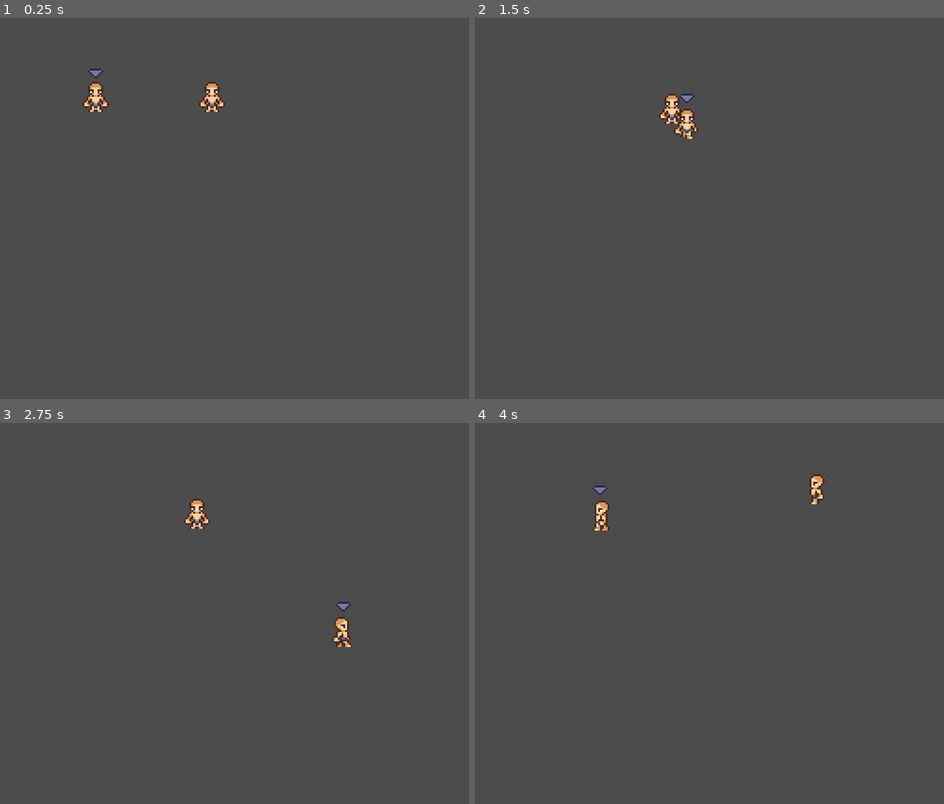
Above: before the commit, frames 1-4 (two rows, left to right).
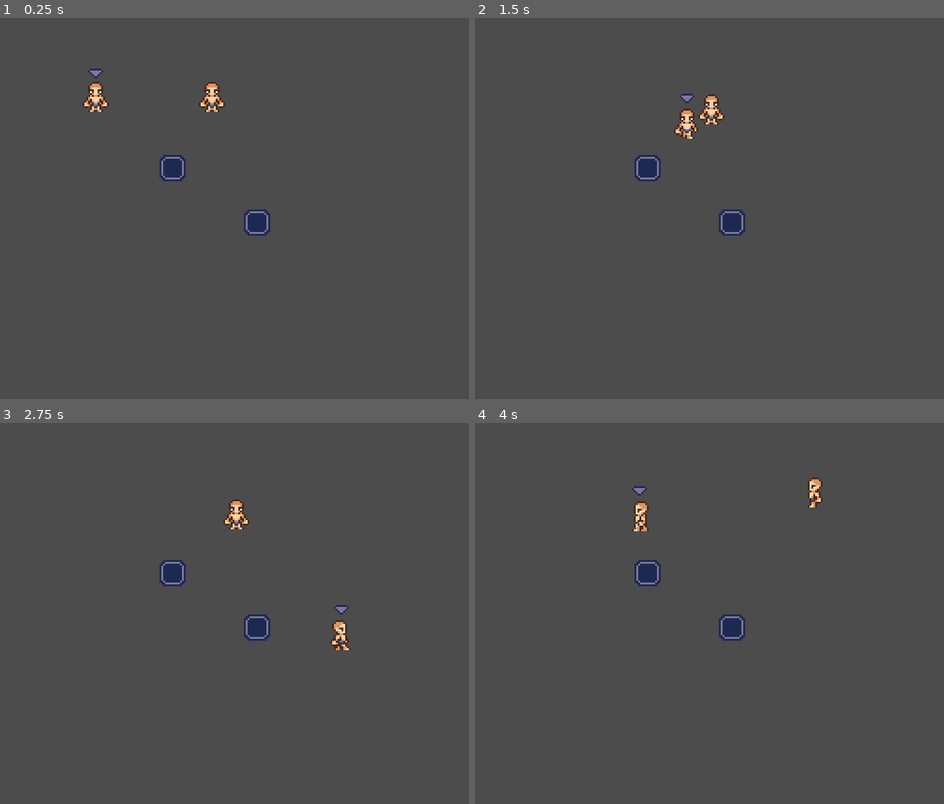
Above: after the commit, the same moments.

Repository: dmitriy-shmilo/gwj40
Game: Godot game, scene res://game_screen/game_screen.tscn
The game is run twice, just before and just after one commit, with the same random seed, the same clock (stepped at 60 frames per second) and the same inputs.
Inputs (mouse positions are in pixels of both pictures, inside the frame that each line leads up to):
- Up to frame 1 (0.25 s): no input
- Up to frame 2 (1.5 s): tap Enter at 0.5 s; move the mouse to (812, 219) at 0.52 s; hold D (right) 0.53-1.28 s; tap Space (interact, bound only after the commit) at 0.6 s; click (812, 219) at 0.67 s; move the mouse to (611, 265) at 1.27 s; hold S (down) from 1.28 s (still down); tap E (next_char) at 1.35 s
- Up to frame 3 (2.75 s): tap Space (interact, bound only after the commit) at 1.55, 2.1 s; move the mouse to (276, 548) at 2.02 s; release S (down) at 2.03 s; hold D (right) from 2.03 s (still down)
- Up to frame 4 (4 s): move the mouse to (681, 739) at 2.77 s; release D (right) at 2.78 s; hold W (up) 2.78-3.53 s; tap Space (interact, bound only after the commit) at 2.85, 3.8 s; click (681, 739) at 2.92 s; move the mouse to (850, 716) at 3.52 s; hold A (left) from 3.53 s (still down); tap E (next_char) at 3.6 s

The runs differ from the first frame. In frame 1, 0.7% of the frame differs, in the area x 34-58%, y 35-58%; in frame 2, 1.3%; in frame 3, 1.6%, in the area x 34-76%, y 19-60%; in frame 4, 1.5%.

Commit message:
Collision layers and interaction detection.

Diff:
--- a/src/game_screen/character.gd
+++ b/src/game_screen/character.gd
@@ -7,6 +7,7 @@
 onready var _selection_indicator: Sprite = $"SelectionIndicator"
 onready var _animation_tree: AnimationTree = $"BodyAnimationTree"
 onready var _animation_state: AnimationNodeStateMachinePlayback = _animation_tree.get("parameters/playback")
+onready var _interaction_area: Area2D = $"InteractionArea"
 
 func _ready() -> void:
 	_selection_indicator.visible = selected
@@ -15,8 +16,19 @@
 func _process(delta: float) -> void:
 	if not selected:
 		return
+	var direction: = Vector2.ZERO
 
-	var direction: = Vector2.ZERO
+	if Input.is_action_just_pressed("interact"):
+		var objects = _interaction_area.get_overlapping_bodies()
+		if objects.size() > 0:
+			var object = objects[0]
+			direction = (object.global_position - global_position).normalized()
+			_animation_tree.set("parameters/run/blend_position", direction)
+			_animation_tree.set("parameters/idle/blend_position", direction)
+			_animation_state.travel("idle") # TODO: interact animation
+			return
+
+
 
 	direction.x = Input.get_action_strength("right") - Input.get_action_strength("left")
 	direction.y = Input.get_action_strength("down") - Input.get_action_strength("up")
--- a/src/game_screen/character.tscn
+++ b/src/game_screen/character.tscn
@@ -219,8 +219,13 @@
 radius = 3.0
 height = 2.0
 
+[sub_resource type="CircleShape2D" id=26]
+radius = 9.0
+
 [node name="Character" type="KinematicBody2D"]
 position = Vector2( 56, 42 )
+collision_layer = 4
+collision_mask = 3
 script = ExtResource( 2 )
 
 [node name="SelectionIndicator" type="Sprite" parent="."]
@@ -233,7 +238,6 @@
 texture = ExtResource( 1 )
 hframes = 3
 vframes = 4
-frame = 7
 region_rect = Rect2( 0, 0, 16, 18 )
 
 [node name="BodyAnimationPlayer" type="AnimationPlayer" parent="."]
@@ -259,3 +263,12 @@
 position = Vector2( 0, 7 )
 rotation = 1.5708
 shape = SubResource( 25 )
+
+[node name="InteractionArea" type="Area2D" parent="."]
+collision_layer = 0
+collision_mask = 2
+
+[node name="CollisionShape2D" type="CollisionShape2D" parent="InteractionArea"]
+modulate = Color( 0.87451, 1, 0.141176, 1 )
+position = Vector2( 0, 7 )
+shape = SubResource( 26 )
--- a/src/game_screen/game_screen.tscn
+++ b/src/game_screen/game_screen.tscn
@@ -1,8 +1,12 @@
-[gd_scene load_steps=5 format=2]
+[gd_scene load_steps=7 format=2]
 
 [ext_resource path="res://game_screen/game_screen.gd" type="Script" id=1]
 [ext_resource path="res://ui/default_theme.tres" type="Theme" id=2]
 [ext_resource path="res://game_screen/character.tscn" type="PackedScene" id=3]
+[ext_resource path="res://assets/art/ui.png" type="Texture" id=4]
+
+[sub_resource type="CircleShape2D" id=25]
+radius = 7.0
 
 [sub_resource type="RectangleShape2D" id=24]
 extents = Vector2( 150, 10 )
@@ -69,6 +73,32 @@
 [node name="Character2" parent="YSort" instance=ExtResource( 3 )]
 position = Vector2( 118, 42 )
 
+[node name="Interactable" type="StaticBody2D" parent="YSort"]
+position = Vector2( 97, 80 )
+collision_layer = 2
+collision_mask = 0
+
+[node name="BodySprite" type="Sprite" parent="YSort/Interactable"]
+texture = ExtResource( 4 )
+region_enabled = true
+region_rect = Rect2( 0, 0, 16, 16 )
+
+[node name="CollisionShape2D" type="CollisionShape2D" parent="YSort/Interactable"]
+shape = SubResource( 25 )
+
+[node name="Interactable2" type="StaticBody2D" parent="YSort"]
+position = Vector2( 142, 109 )
+collision_layer = 2
+collision_mask = 0
+
+[node name="BodySprite" type="Sprite" parent="YSort/Interactable2"]
+texture = ExtResource( 4 )
+region_enabled = true
+region_rect = Rect2( 0, 0, 16, 16 )
+
+[node name="CollisionShape2D" type="CollisionShape2D" parent="YSort/Interactable2"]
+shape = SubResource( 25 )
+
 [node name="Top" type="StaticBody2D" parent="."]
 position = Vector2( 128, 0 )
 
--- a/src/project.godot
+++ b/src/project.godot
@@ -126,6 +126,17 @@
 "events": [ Object(InputEventKey,"resource_local_to_scene":false,"resource_name":"","device":0,"alt":false,"shift":false,"control":false,"meta":false,"command":false,"pressed":false,"scancode":69,"physical_scancode":0,"unicode":0,"echo":false,"script":null)
  ]
 }
+interact={
+"deadzone": 0.5,
+"events": [ Object(InputEventKey,"resource_local_to_scene":false,"resource_name":"","device":0,"alt":false,"shift":false,"control":false,"meta":false,"command":false,"pressed":false,"scancode":32,"physical_scancode":0,"unicode":0,"echo":false,"script":null)
+ ]
+}
+
+[layer_names]
+
+2d_physics/layer_1="obstacle"
+2d_physics/layer_2="interactive"
+2d_physics/layer_3="player"
 
 [locale]
 
Not shown: 1 places in src/game_screen/character.tscn that only renumber resources
